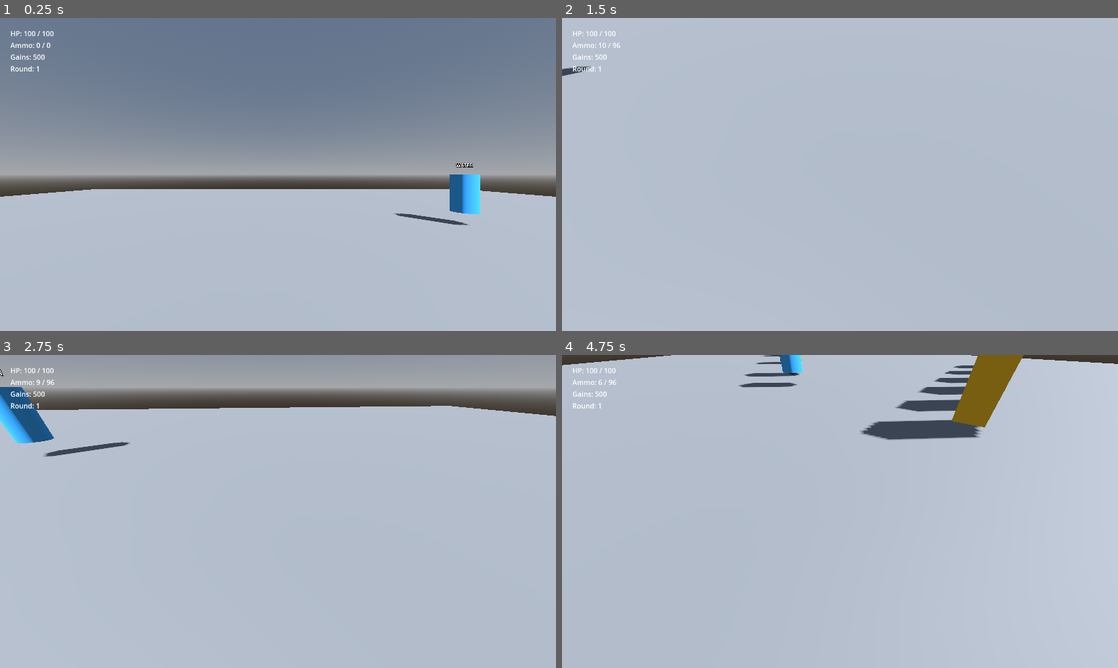
Above: before the commit, frames 1-4 (two rows, left to right).
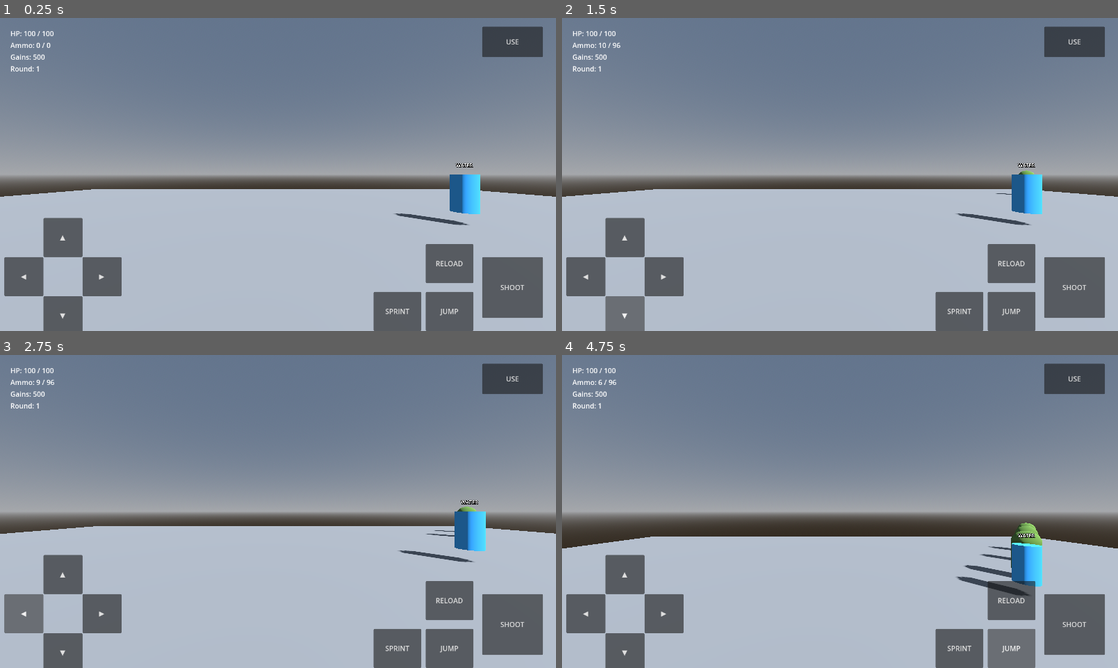
Above: after the commit, the same moments.

Repository: nateomach1-debug/jacked-undead
Game: Godot game, scene res://scenes/main/main.tscn
Two runs of this game, one before a commit and one after it. Both use one fixed random seed, a clock stepped at 60 frames per second and the inputs below.
Inputs (mouse positions are in pixels of both pictures, inside the frame that each line leads up to):
- Up to frame 1 (0.25 s): no input
- Up to frame 2 (1.5 s): click (623, 237) at 0.5 s, where only the run after the commit has a clickable "▲"; click (623, 315) at 1.25 s, where only the run after the commit has a clickable "▼"
- Up to frame 3 (2.75 s): click (22, 614) at 2 s, where only the run after the commit has a clickable "◀"
- Up to frame 4 (4.75 s): click (662, 614) at 2.75 s, where only the run after the commit has a clickable "▶"; click (1073, 624) at 3.5 s, where only the run after the commit has a clickable "SHOOT"; click (1012, 649) at 4.25 s, where only the run after the commit has a clickable "JUMP"

The runs differ from the first frame. In frame 1, 9.8% of the frame differs, in the area x 0-98%, y 2-100%; in frame 2, 64%; in frame 3, 64%; in frame 4, 68%, in the area x 0-100%, y 0-100%.

Commit message:
Add touch controls to main scene

Diff:
--- a/scenes/main/main.tscn
+++ b/scenes/main/main.tscn
@@ -10,6 +10,7 @@
 [ext_resource type="PackedScene" path="res://scenes/stations/water_station.tscn" id="8"]
 [ext_resource type="PackedScene" path="res://scenes/main/hud.tscn" id="9"]
 [ext_resource type="Resource" path="res://resources/weapons/pistol.tres" id="10"]
+[ext_resource type="PackedScene" path="res://scenes/main/touch_controls.tscn" id="11"]
 
 [sub_resource type="BoxShape3D" id="BoxShape3D_floor"]
 size = Vector3(40, 1, 40)
@@ -54,6 +55,7 @@
 current_weapon = ExtResource("10")
 
 [node name="HUD" parent="." instance=ExtResource("9")]
+[node name="TouchControls" parent="." instance=ExtResource("11")]
 
 [node name="RoundManager" type="Node" parent="."]
 script = ExtResource("2")
